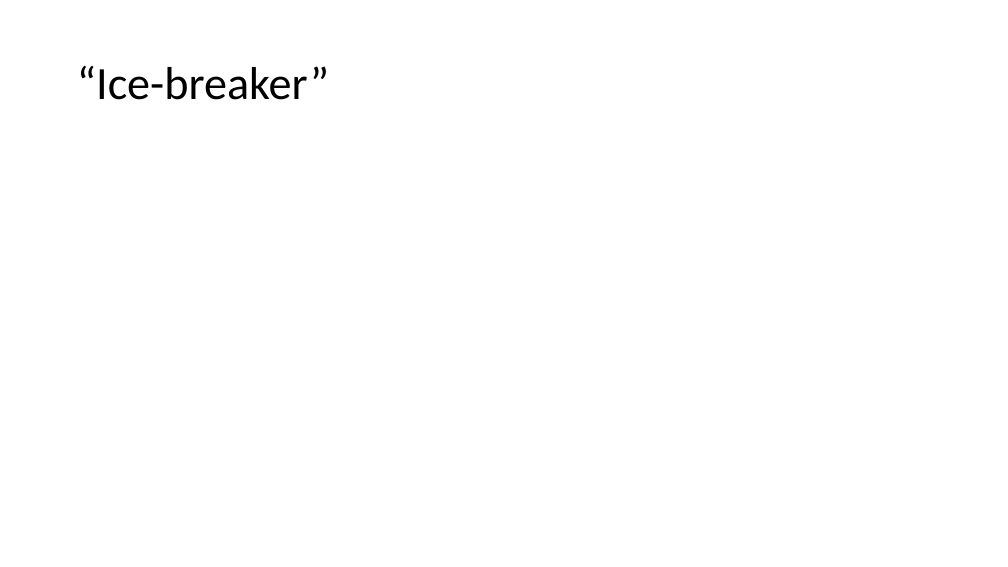
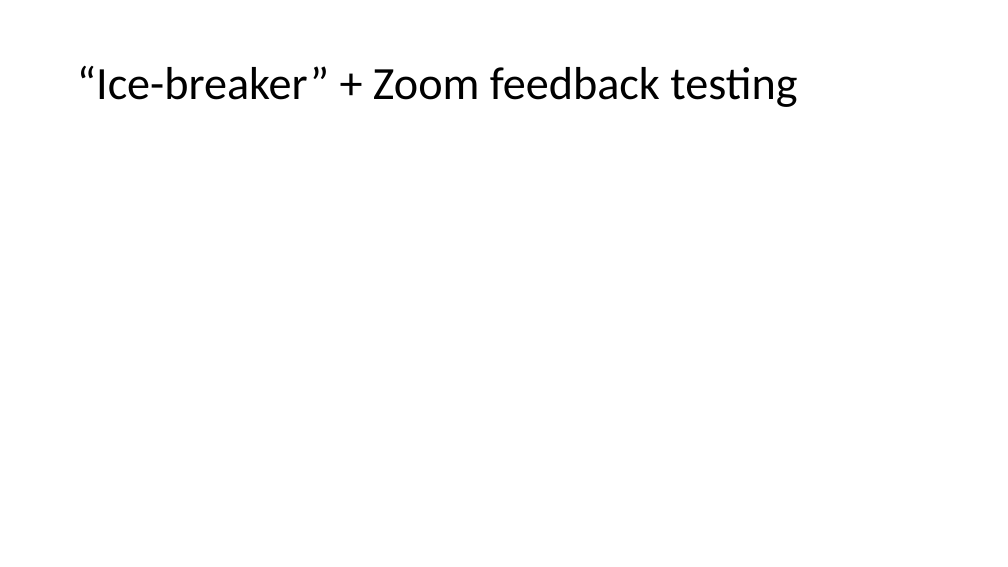
Before and after one commit to fmicompbio/adv_scrnaseq_2020, a slide deck: slide 7 of introduction/Introduction.pptx (slide 9 before the commit). Drawn at 1008x567 pixels with LibreOffice and Linux fonts; fonts in the diff are those of the drawing. Boxes give left, top, right and bottom in pixels: in the first picture for what was removed or moved away, otherwise in the second. Text is boxed around its words. In the diff, an @@ line names an element or a change of style, - is before the commit and + after.

```diff
--- a/introduction/Introduction.pptx
+++ b/introduction/Introduction.pptx
@@ title at bbox=[77, 66, 797, 107]: text changed @@
-“Ice-breaker”
+“Ice-breaker” + Zoom feedback testing
```
Also in this commit, not shown: 1 other slide changed, 2 slides added.
